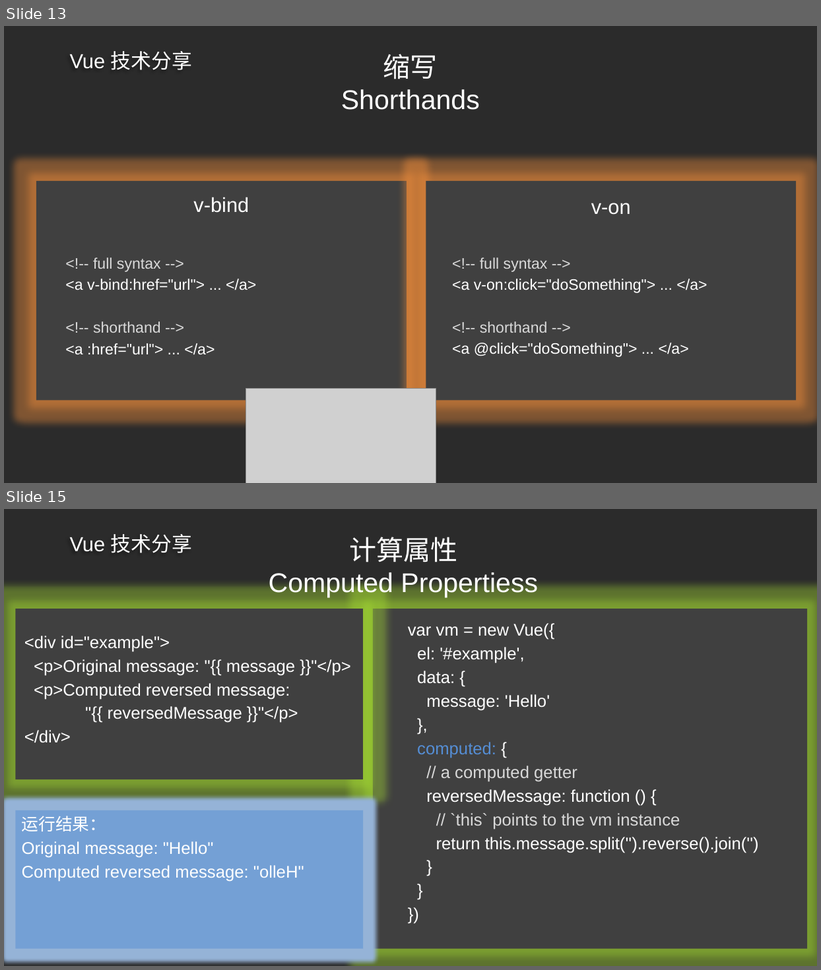
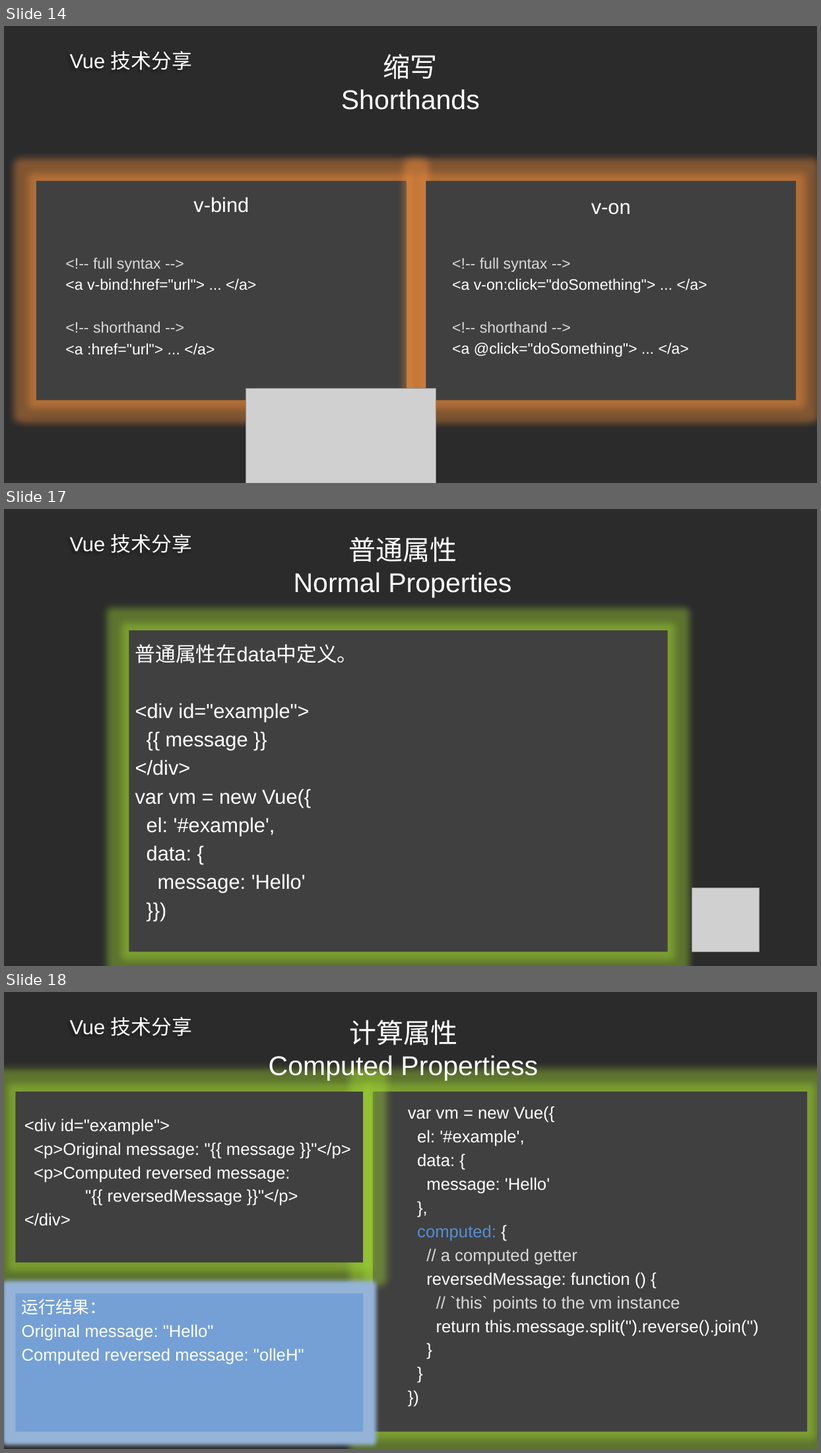
Before and after one commit to ldjdd/traing-library, a slide deck: vue/演示文稿.pptx. Shown one above the other, each under a label of ours: slides 13 and 15 before the commit, slides 14, 17 and 18 after it; the slides between them are not shown. The pictures are 821x970 and 821x1453 pixels, drawn with LibreOffice and Linux fonts; fonts in the diff are those of the drawing; grey boxes stand for pictures; background and template pictures are left out; a plain dark background stands for a picture behind light text. Boxes give left, top, right and bottom in pixels: in the first picture for what was removed or moved away, otherwise in the second. Text is boxed around its words. In the diff, an @@ line names an element or a change of style, - is before the commit and + after.

```diff
--- a/vue/演示文稿.pptx
+++ b/vue/演示文稿.pptx
@@ slide 17 added at (4, 509, 817, 966), background picture (left out); not listed: 1 template element that a slide beside it also shows @@
@@ title added at (294, 537, 512, 597), 32 pt, text #FFFFFF @@
+普通属性
+Normal Properties
@@ rectangle added at (129, 630, 668, 952), fill #404040 @@
@@ text added at (135, 644, 358, 892), 24 pt, text #FFFFFF @@
+普通属性在data中定义。
+<div id="example">
+{{ message }}
+</div>
+var vm = new Vue({
+el: '#example',
+data: {
+message: 'Hello'
+}})
@@ picture added at (692, 889, 759, 953) @@
@@ what was slide 13 is now slide 14 @@
@@ what was slide 15 is now slide 18 @@
```
Also in this commit, not shown: 2 slides changed, 4 other slides added, 2 other files.
